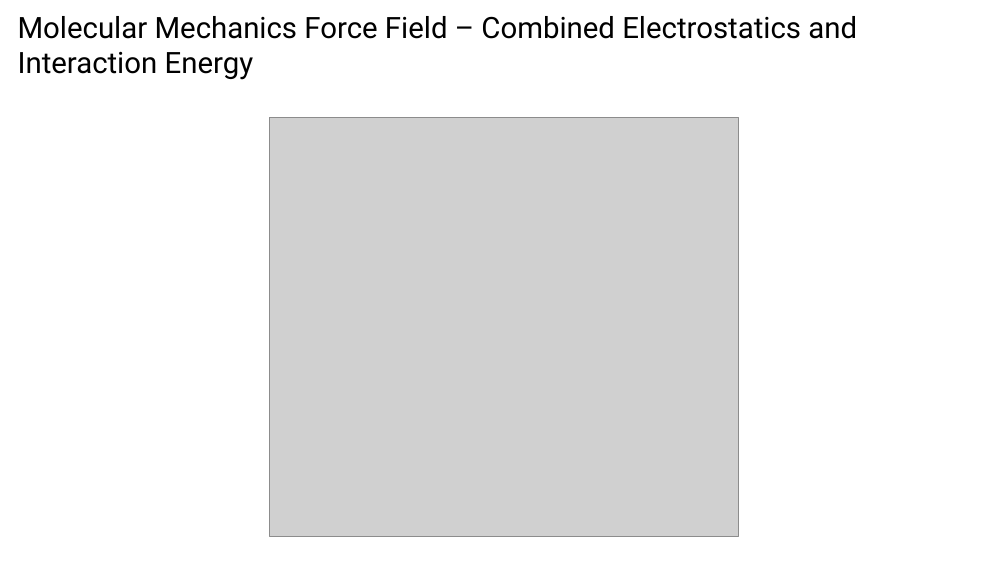
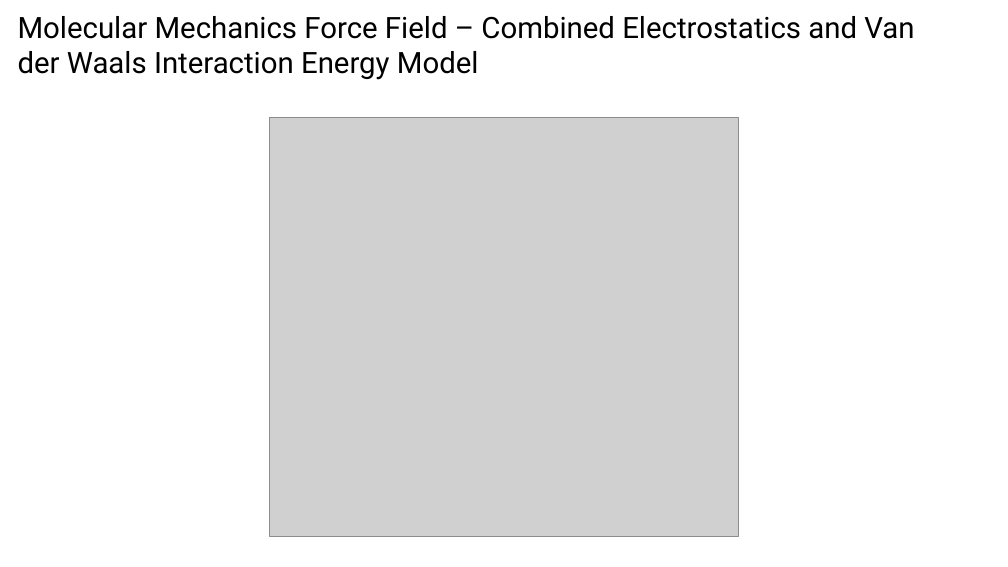
Before and after one commit to NeilMitra/Molecular-Mechanics-Force-Fields, a slide deck: slide 9 of Atelier-Neil_Mitra-October29th2024.pptx. Drawn at 1008x567 pixels with LibreOffice and Linux fonts; fonts in the diff are those of the drawing; grey boxes stand for pictures. Boxes give left, top, right and bottom in pixels: in the first picture for what was removed or moved away, otherwise in the second. Text is boxed around its words. In the diff, an @@ line names an element or a change of style, - is before the commit and + after.

```diff
--- a/Atelier-Neil_Mitra-October29th2024.pptx
+++ b/Atelier-Neil_Mitra-October29th2024.pptx
@@ text at [18, 16, 914, 80]: text changed @@
-Molecular Mechanics Force Field – Combined Electrostatics and Interaction Energy
+Molecular Mechanics Force Field – Combined Electrostatics and Van der Waals Interaction Energy Model
```
